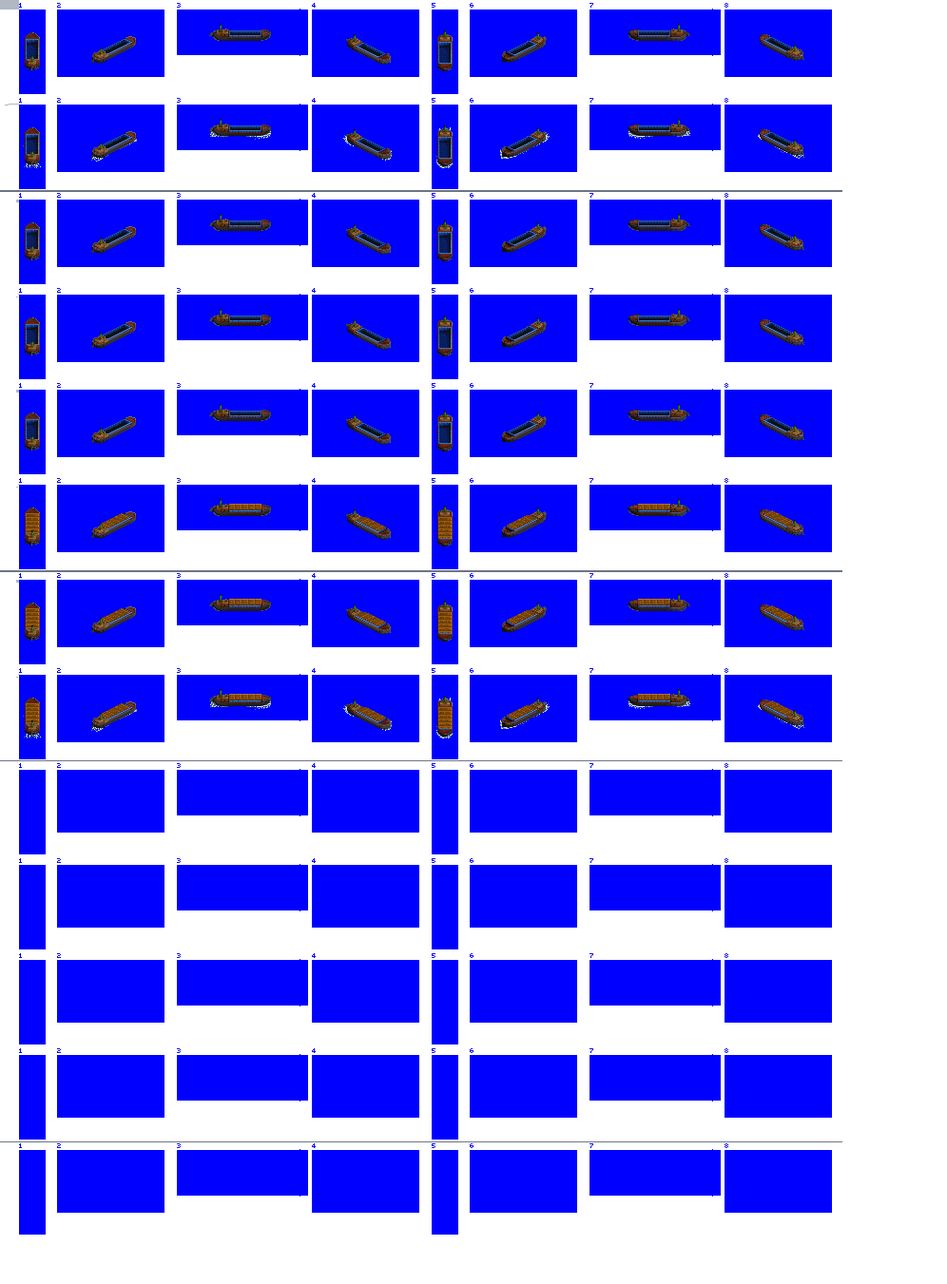
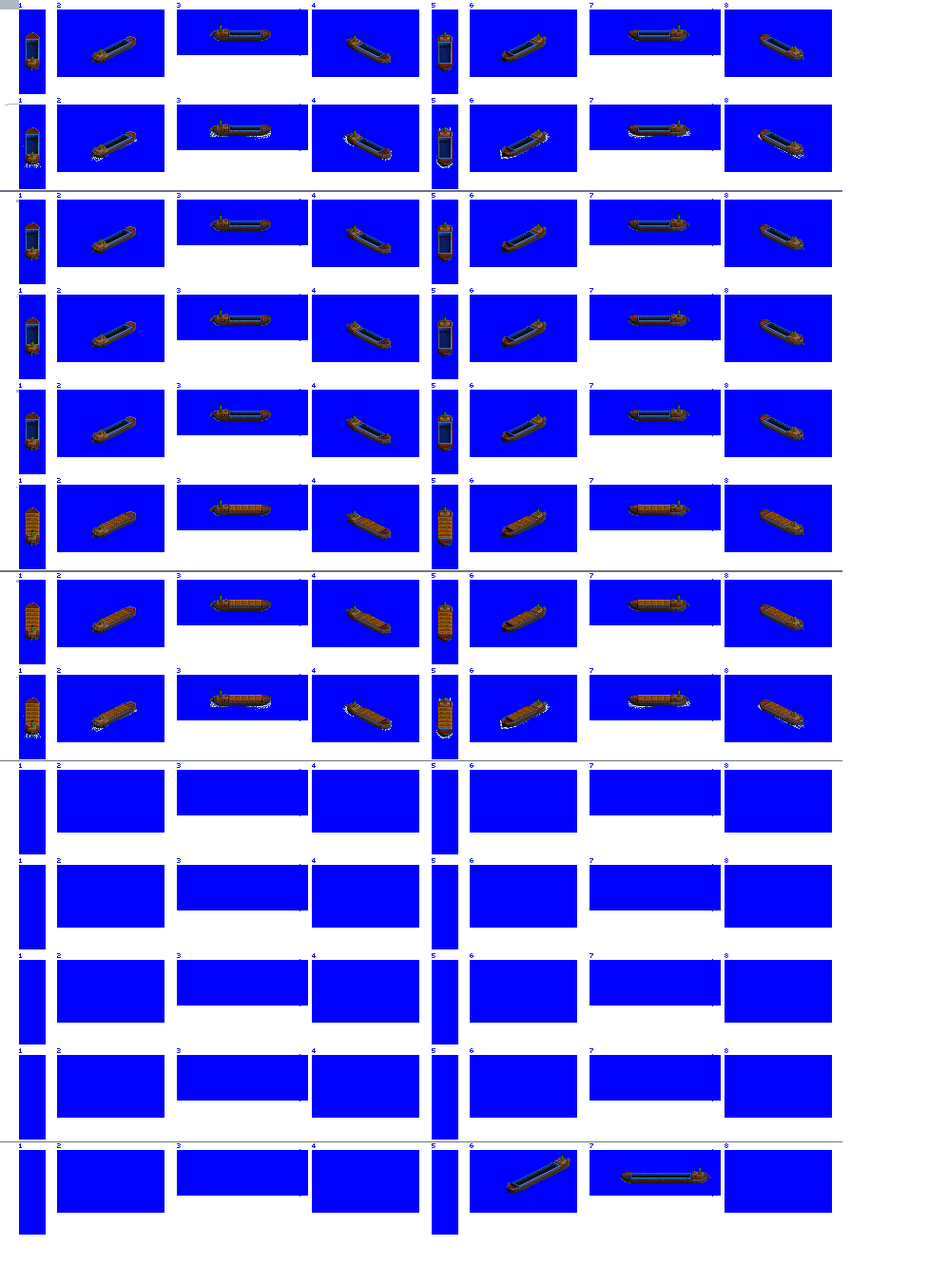
Layers edited between the first and the second 947 x 1284 image:
painted on "Hatch Overlays" over [101, 503, 793, 723]
painted on "constance" over [506, 1153, 711, 1194]
